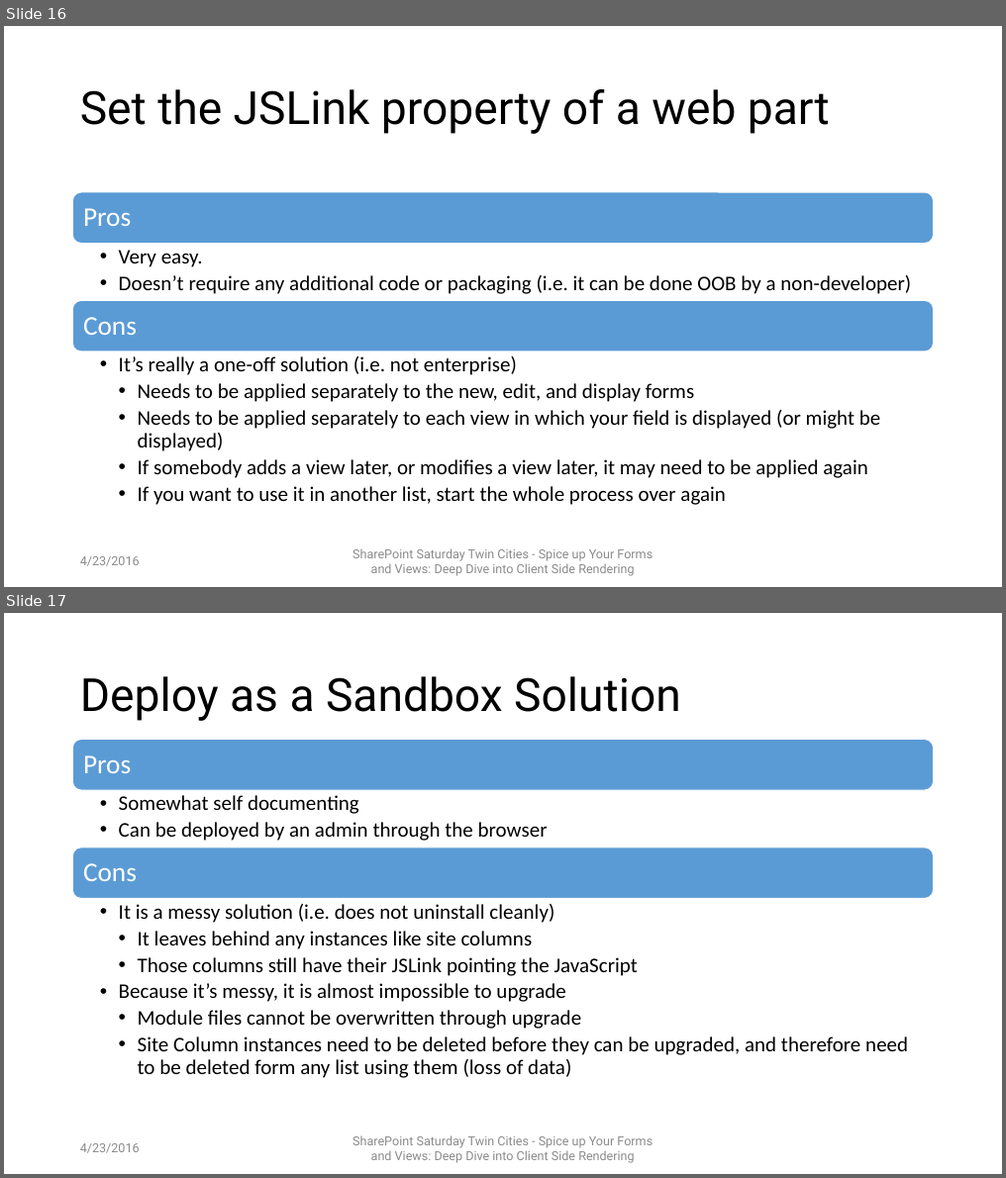
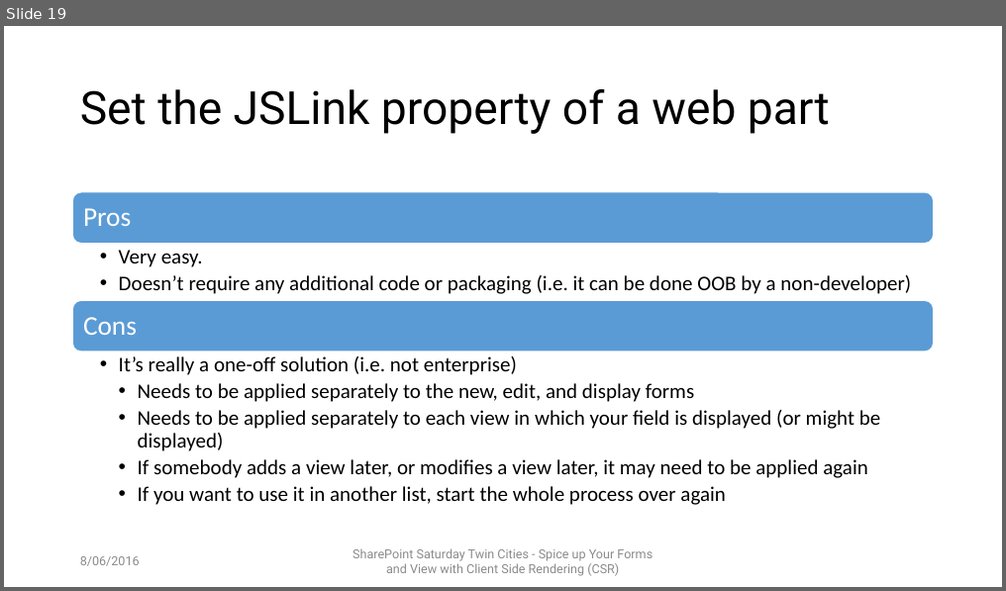
Before and after one commit to mcsheaj/CSRDemos, a slide deck: SPSPittsburgh_CSR.pptx. Shown one above the other, each under a label of ours: slides 16 and 17 before the commit, slide 19 after it. The pictures are 1006x1178 and 1006x591 pixels, drawn with LibreOffice and Linux fonts; fonts in the diff are those of the drawing; background and template pictures are left out. Boxes give left, top, right and bottom in pixels: in the first picture for what was removed or moved away, otherwise in the second. Text is boxed around its words. In the diff, an @@ line names an element or a change of style, - is before the commit and + after.

```diff
--- a/SPSPittsburgh_CSR.pptx
+++ b/SPSPittsburgh_CSR.pptx
@@ slide 17 removed at (4,613,1002,1174), background picture (left out) @@
@@ title removed at (80,676,681,721) @@
-Deploy as a Sandbox Solution
@@ group removed at (73,740,934,1078): 4 texts, 2 rounded rectangles @@
-Pros
-  •• Somewhat self documenting
-  •• Can be deployed by an admin through the browser
-Cons
-  •• It is a messy solution (i.e. does not uninstall cleanly)
-    •• It leaves behind any instances like site columns
-    •• Those columns still have their JSLink pointing the JavaScript
-  •• Because it’s messy, it is almost impossible to upgrade
-    •• Module files cannot be overwritten through upgrade
-    •• Site Column instances need to be deleted before they can be upgraded, and therefore need to be deleted form any list using them (loss of data)
@@ text removed at (80,1144,140,1154) @@
-4/23/2016
@@ text removed at (352,1136,652,1163) @@
-SharePoint Saturday Twin Cities - Spice up Your Forms and Views: Deep Dive into Client Side Rendering
@@ what was slide 16 is now slide 19 @@
@@ slide 19 changed as well @@
@@ text at (80,557,140,567): text changed @@
-4/23/2016
+8/06/2016
@@ text at (352,549,652,576): text changed @@
-SharePoint Saturday Twin Cities - Spice up Your Forms and Views: Deep Dive into Client Side Rendering
+SharePoint Saturday Twin Cities - Spice up Your Forms and View with Client Side Rendering (CSR)
```
Also in this commit, not shown: 21 other slides changed, 6 slides added, 3 other slides removed.
